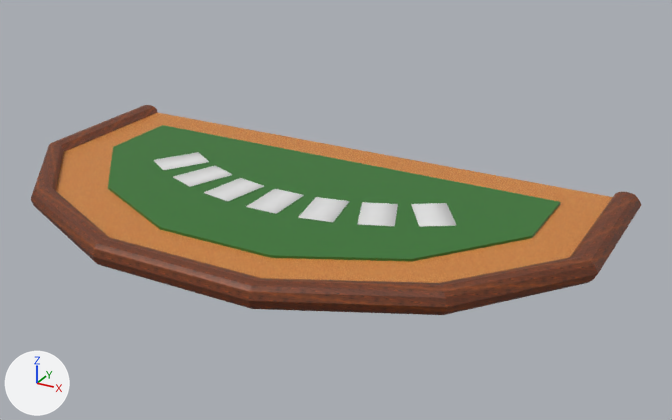
A saved change to the Blender file Files - UNITY/In The Cards/Assets/3D Assets/BlackjackTable.blend.
Rendered twice from a camera (50 mm lens) standing at (26.3, -48.5, 20.7) and looking at (3.0, -6.0, -0.6). Arrows for +X, +Y and +Z are at lower left; the lights stay in place.
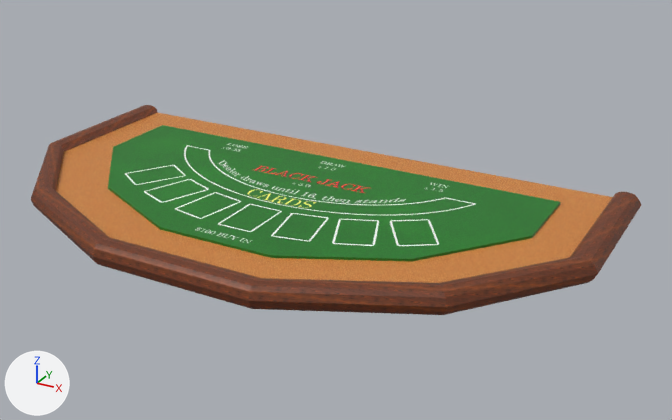
Commit message: More Blackjack Table

Diff of the bpy script that builds the scene:
```diff
--- a/Files - UNITY/In The Cards/Assets/3D Assets/BlackjackTable.blend.py
+++ b/Files - UNITY/In The Cards/Assets/3D Assets/BlackjackTable.blend.py
@@ img_blackjacktable_green_001_png @@
+img_blackjacktable_green_001_png = load_image('BlackjackTable_Green_001.png', '../../../../Files - GIMP/Exported Tests/BlackjackTable_Green_001.png', 1024, 1024, 'sRGB')
@@ mat_green @@
 mat_green = principled_material('Green')
-mat_green.base_color = (0.0353, 0.179, 0.0276)  # dark green #35752e
+mat_green.texture = img_blackjacktable_green_001_png
@@ me_circle_001 @@
 me_circle_001.from_pydata(...)  # 145 vertices, 126 faces; spans x -18.1..18.1, y -17.5..2.6, z -0.9..0.3
 # used by ob_blackjacktable; location = (0.0, 0.0, 0.0)
+# me_circle_001 part 1: texture (UV) coordinates of 20 of 126 faces, centred in x -14.1..14.1, y -13.6..0.0, z -0.1..0.0, changed; they spanned u 0.0..0.49, v 0.0..1.0 and now span u 0.0..1.0, v 0.2..0.69
 me_circle_001.materials.append(mat_green)
@@ ob_cube @@
-ob_cube = bpy.data.objects.new('Cube', me_cube)
-ob_cube.location = (3.0, -7.39, 0.03)
-ob_cube.rotation_euler = (0.0, 0.0, 0.192)  # degrees (0, 0, 11)
@@ ob_cube_001 @@
-ob_cube_001 = bpy.data.objects.new('Cube.001', me_cube_004)
-ob_cube_001.location = (0.0, -7.68, 0.03)
@@ ob_cube_002 @@
-ob_cube_002 = bpy.data.objects.new('Cube.002', me_cube_008)
-ob_cube_002.location = (5.89, -6.53, 0.03)
-ob_cube_002.rotation_euler = (0.0, 0.0, 0.384)  # degrees (0, 0, 22)
@@ ob_cube_003 @@
-ob_cube_003 = bpy.data.objects.new('Cube.003', me_cube_009)
-ob_cube_003.location = (8.56, -5.14, 0.03)
-ob_cube_003.rotation_euler = (0.0, 0.0, 0.576)  # degrees (0, 0, 33)
@@ ob_cube_004 @@
-ob_cube_004 = bpy.data.objects.new('Cube.004', me_cube_010)
-ob_cube_004.location = (-3.0, -7.39, 0.03)
-ob_cube_004.rotation_euler = (0.0, 0.0, -0.192)  # degrees (0, 0, -11)
@@ ob_cube_005 @@
-ob_cube_005 = bpy.data.objects.new('Cube.005', me_cube_011)
-ob_cube_005.location = (-5.89, -6.53, 0.03)
-ob_cube_005.rotation_euler = (0.0, 0.0, -0.384)  # degrees (0, 0, -22)
@@ ob_cube_006 @@
-ob_cube_006 = bpy.data.objects.new('Cube.006', me_cube_012)
-ob_cube_006.location = (-8.56, -5.14, 0.03)
-ob_cube_006.rotation_euler = (0.0, 0.0, -0.576)  # degrees (0, 0, -33)
```

Changed parts and their boxes (x1, y1, x2, y2) in the pictures (672 x 420 px):
'BlackjackTable', surface changed: (107, 127, 559, 262) in both
'Cube.003', deleted: before (411, 203, 456, 227)
    faces in mat_playingcard_front (white #e7e7e7): (411, 203, 456, 226)
'Cube.002', deleted: before (357, 202, 398, 226)
    faces in mat_playingcard_front (white #e7e7e7): (357, 202, 398, 226)
'Cube', deleted: before (298, 197, 349, 222)
    faces in mat_playingcard_front (white #e7e7e7): (299, 197, 349, 222)
'Cube.001', deleted: before (246, 189, 304, 214)
    faces in mat_playingcard_front (white #e7e7e7): (246, 189, 303, 213)
'Cube.004', deleted: before (204, 178, 264, 201)
    faces in mat_playingcard_front (white #e7e7e7): (204, 178, 264, 201)
'Cube.005', deleted: before (173, 166, 232, 187)
    faces in mat_playingcard_front (white #e7e7e7): (173, 166, 232, 186)
'Cube.006', deleted: before (153, 152, 209, 170)
    faces in mat_playingcard_front (white #e7e7e7): (154, 152, 209, 170)
part 1 of me_circle_001, surface changed: (108, 125, 560, 261) in both
